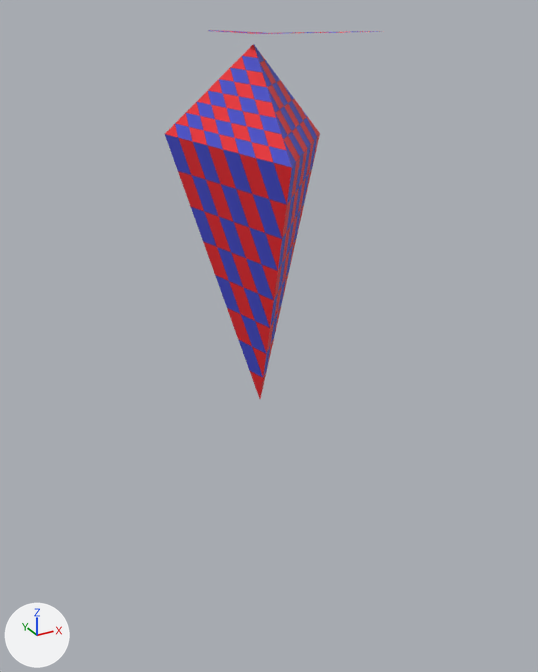
Before and after pictures for a commit that changed the Blender file Resources/Donut.blend.
Camera for both pictures: a 50 mm camera at (-6.71, -12.41, 4.2) aimed at (-0.27, -0.71, -1.65). The axes (+X, +Y, +Z) are drawn at lower left. The lights are the same throughout. The picture after the commit comes second.

Names of what the first picture shows: 'Shard_With_Arrows'.
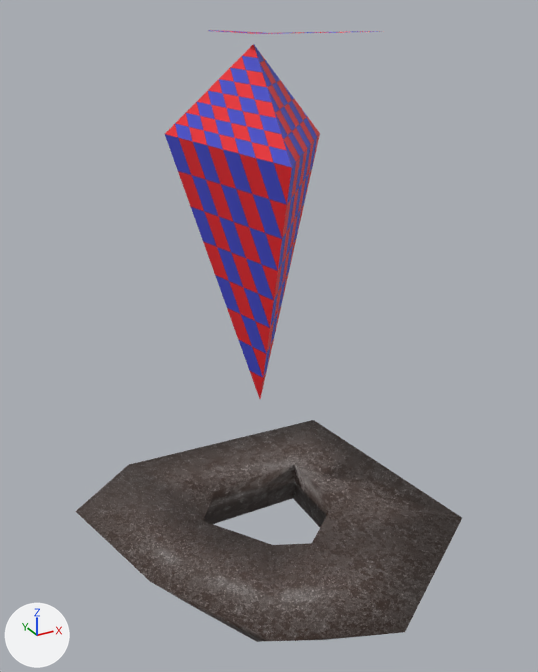
Changed parts and their boxes [x1, y1, x2, y2] in the pictures (538 x 672 px):
'Cube', shown: after [75, 420, 462, 642]

The change, as a list of edits to the scene's bpy script:
```text
Change ob_cube:
    ob_cube.location: (-1.33, -0.87, -6.47) -> (-0.5, -0.64, -6.53)
    remove ob_cube.hide_set(True)
    ob_cube.scale: (0.0586, 0.0586, 0.0586) -> (0.0251, 0.0251, 0.0251)
```
